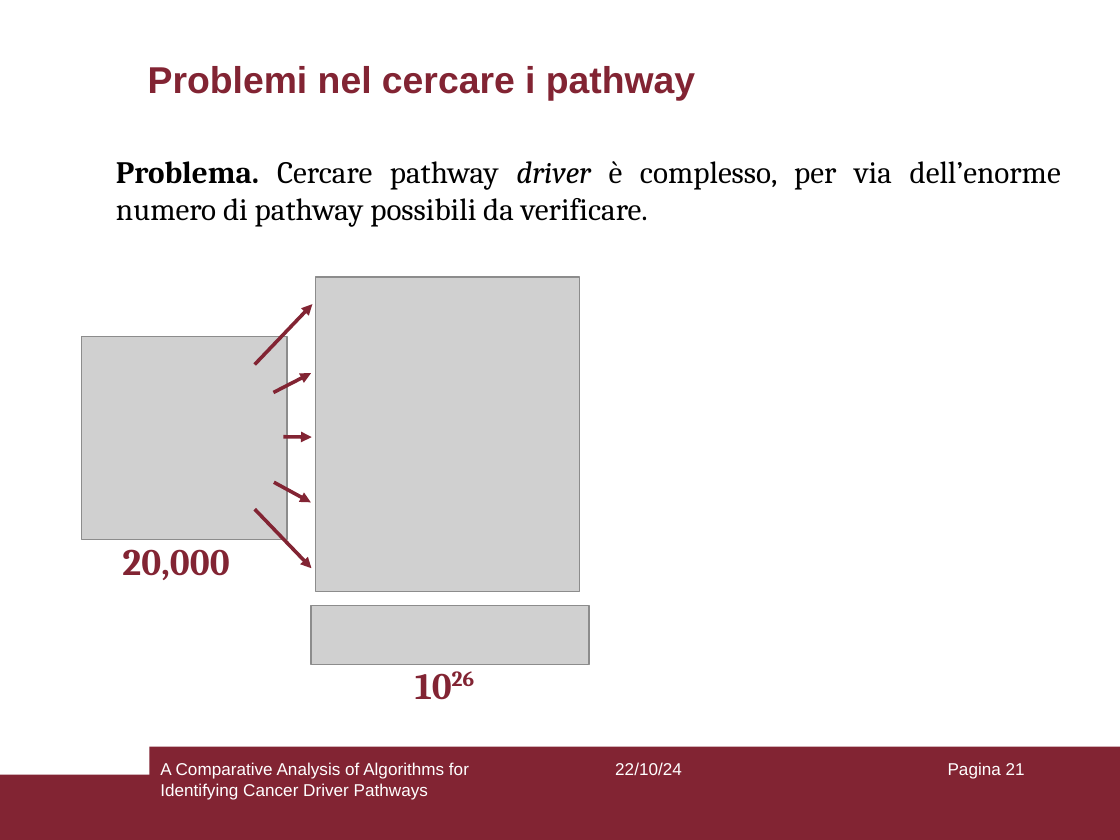
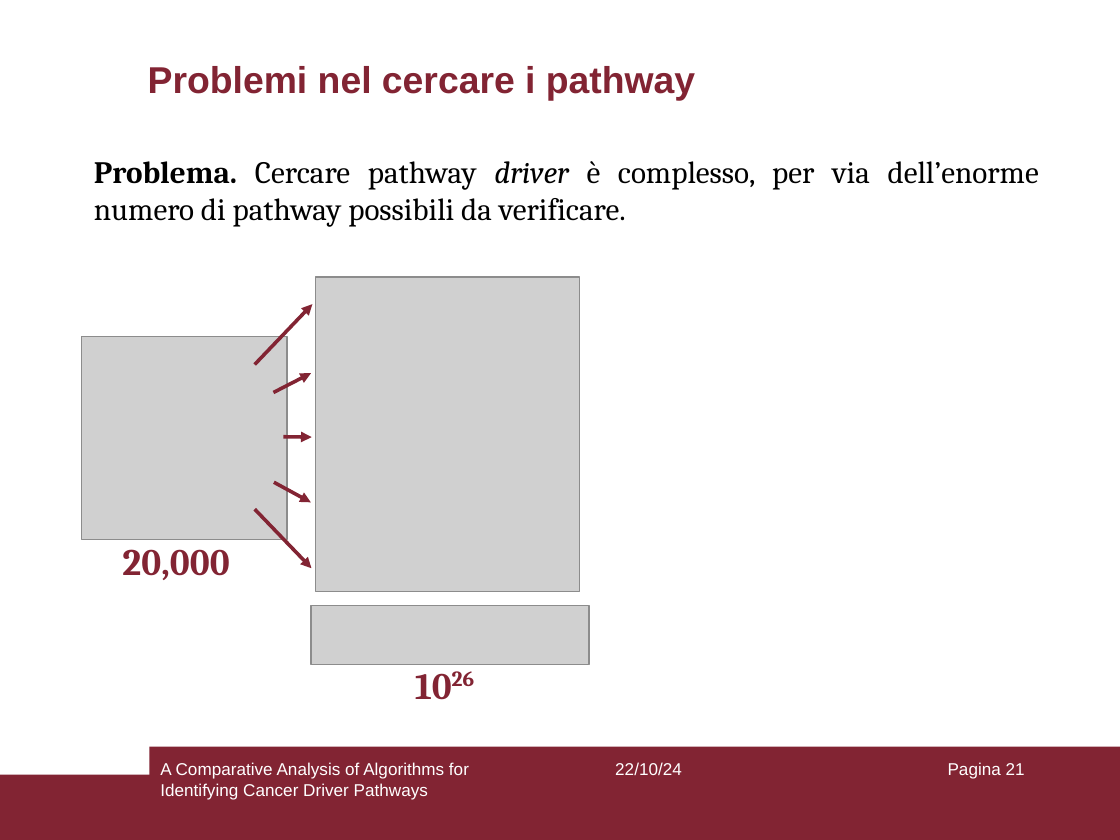
Before and after one commit to aflaag/bsc-thesis, a slide deck: slide 21 of presentation/slides.odp. Drawn at 1120x840 pixels with LibreOffice and Linux fonts; fonts in the diff are those of the drawing; grey boxes stand for pictures. Boxes give left, top, right and bottom in pixels: in the first picture for what was removed or moved away, otherwise in the second. Text is boxed around its words. In the diff, an @@ line names an element or a change of style, - is before the commit and + after.

```diff
--- a/presentation/slides.odp
+++ b/presentation/slides.odp
@@ text "Problema. Cercare pathway driver è ...": place and size @@
-text "Problema. Cercare pathway driver è ..." at <box>116,161,1061,227</box>
+text "Problema. Cercare pathway driver è ..." at <box>94,161,1039,227</box>
```
Also in this commit, not shown: 4 other slides changed, 2 other files.
